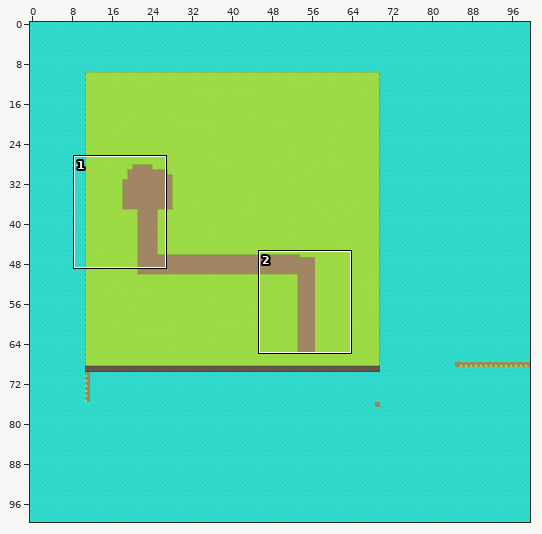
An edit to a level. Tiled map, assets/mapas/mapa_itbh.tmx. Above, an overview of the earlier version with the close-up marked.
Close-up. Before the edit:
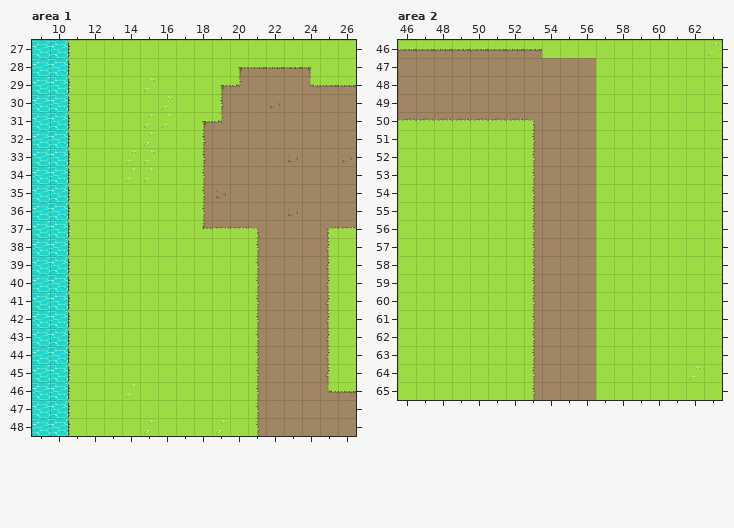
Cells are 32x32 px. Shown: area 1 x 9..26, y 27..48; area 2 x 46..63, y 46..65. The commit also changed other parts of the map, which this record leaves out.
The result:
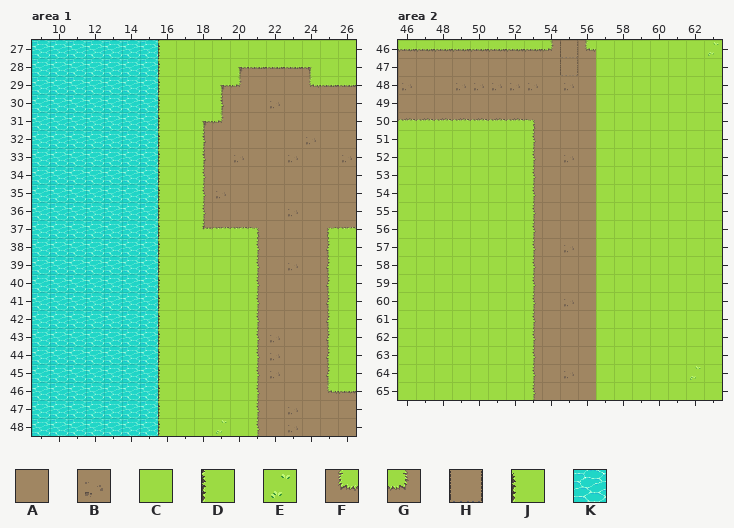
Key: from "terrain_tiles_v2": A 11, B 15, C 51, D 54, E 55, F 60, G 62, H 126, J 134, K 153.
_ is an empty cell.
Diff:
Layer "Capa de patrones 1", area 1:
y 27..28: x 11..16 JCCCCC -> KKKKKD
y 29: x 11..16 JCCCEC -> KKKKKD
y 30: x 11..16 JCCCCE -> KKKKKD
y 31: x 11..16 JCCCEE -> KKKKKD
y 32: x 11..16 JCCCEC -> KKKKKD; x 24 A -> B
y 33: x 11..16 JCCEEC -> KKKKKD; x 20 A -> B
y 34: x 11..16 JCCEEC -> KKKKKD
y 35..38: x 11..16 JCCCCC -> KKKKKD
y 39: x 11..16 JCCCCC -> KKKKKD; x 23 A -> B
y 40..42: x 11..16 JCCCCC -> KKKKKD
y 43..45: x 11..16 JCCCCC -> KKKKKD; x 22 A -> B
y 46: x 11..16 JCCECC -> KKKKKD
y 47: x 11..16 JCCCCC -> KKKKKD; x 23 A -> B
y 48: x 11..16 JCCCEC -> KKKKKD; x 23 A -> B
Layer "Capa de patrones 1", area 2:
y 46: x 54..56 CCC -> GHF
y 47: x 55 A -> H
y 48: x 46 A -> B; x 49..53 AAAAA -> BBBBB; x 55 A -> B
y 52: x 55 A -> B
y 57: x 55 A -> B
y 60: x 55 A -> B
y 64: x 55 A -> B
